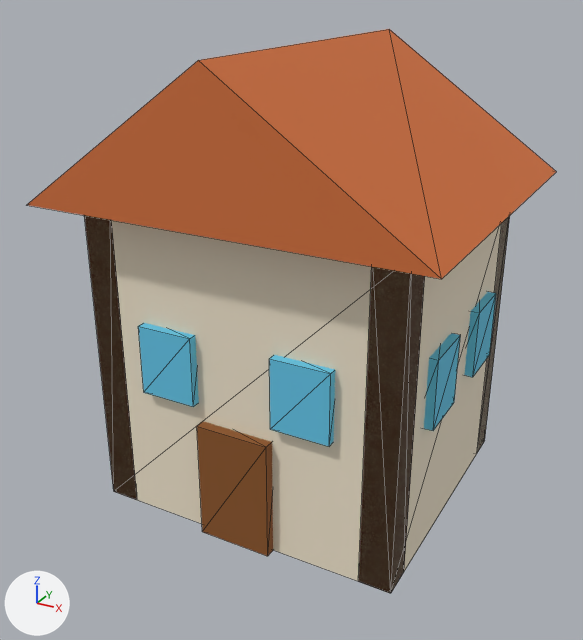
The glTF model assets/props/house_small.glb: old version first, new version second.
The view is the same before and after, from a camera (50 mm lens) standing at (1.22, -2.36, 1.78) and looking at (-0.03, -0.09, 0.64). Arrows for +X, +Y and +Z are at lower left; the lights stay in place. The older version comes first. Mesh edges are drawn as thin lines. Vertices at exactly the same position are counted once.

The older version as bpy lines, for what is in view:
```python
me_beams = bpy.data.meshes.new('beams')
me_beams.from_pydata(...)  # 78 vertices, 128 faces; spans x -0.67..0.67, y -0.62..0.62, z 0.0..1.56
# faces by material slot: [48, 12, 8, 48, 12]
me_beams.materials.append(mat_beam)  # brown #7a4a2a
me_beams.materials.append(mat_wall)  # pale yellow #f2e6ce
me_beams.materials.append(mat_roof)  # orange #d2703a
me_beams.materials.append(mat_window)  # cyan #63c7e8
me_beams.materials.append(mat_door)  # brown #8d5524
ob_beams = bpy.data.objects.new('beams', me_beams)
ob_beams.location = (0.0, 0.0, 0.0)
```
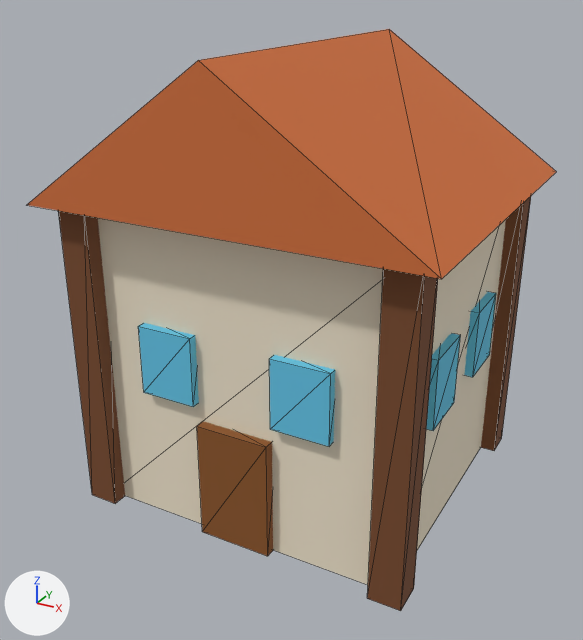
Pixel boxes [x1, y1, x2, y2] of what changed, in the pictures (583 x 640 px):
'beams', reshaped
    before: [27, 29, 556, 593]
    after: [27, 29, 556, 611]
part 1 of me_beams, added (brown)
    after: [58, 211, 125, 504]
part 2 of me_beams, added (brown)
    after: [367, 269, 438, 611]
part 3 of me_beams, added (brown)
    after: [481, 196, 531, 451]
part 4 of me_beams, deleted
    before: [84, 216, 510, 593]

Diff of the bpy script that builds the scene:
```diff
--- a/assets/props/house_small.glb.py
+++ b/assets/props/house_small.glb.py
@@ me_beams @@
 # used by ob_beams; location = (0.0, 0.0, 0.0)
-me_beams.from_pydata(...)  # 78 vertices, 128 faces; spans x -0.67..0.67, y -0.62..0.62, z 0.0..1.56
+me_beams.from_pydata(...)  # 86 vertices, 128 faces; spans x -0.67..0.67, y -0.62..0.62, z 0.0..1.56
+# me_beams part 1: a new loose piece, a box spanning x -0.61..-0.5, y -0.56..-0.44, z 0.0..1.1, in mat_beam (brown #7a4a2a)
+# me_beams part 2: a new loose piece, a box spanning x 0.5..0.61, y -0.56..-0.44, z 0.0..1.1, in mat_beam (brown #7a4a2a)
+# me_beams part 3: a new loose piece, a box spanning x 0.5..0.61, y 0.44..0.56, z 0.0..1.1, in mat_beam (brown #7a4a2a)
+# me_beams part 4
+# 24 vertices are removed from x -0.55..0.55, y -0.5..0.5, z 0.0..1.1
+# 48 faces are deleted
+# other edits to the shape of me_beams do not show in these pictures
 me_beams.materials.append(mat_beam)
```
